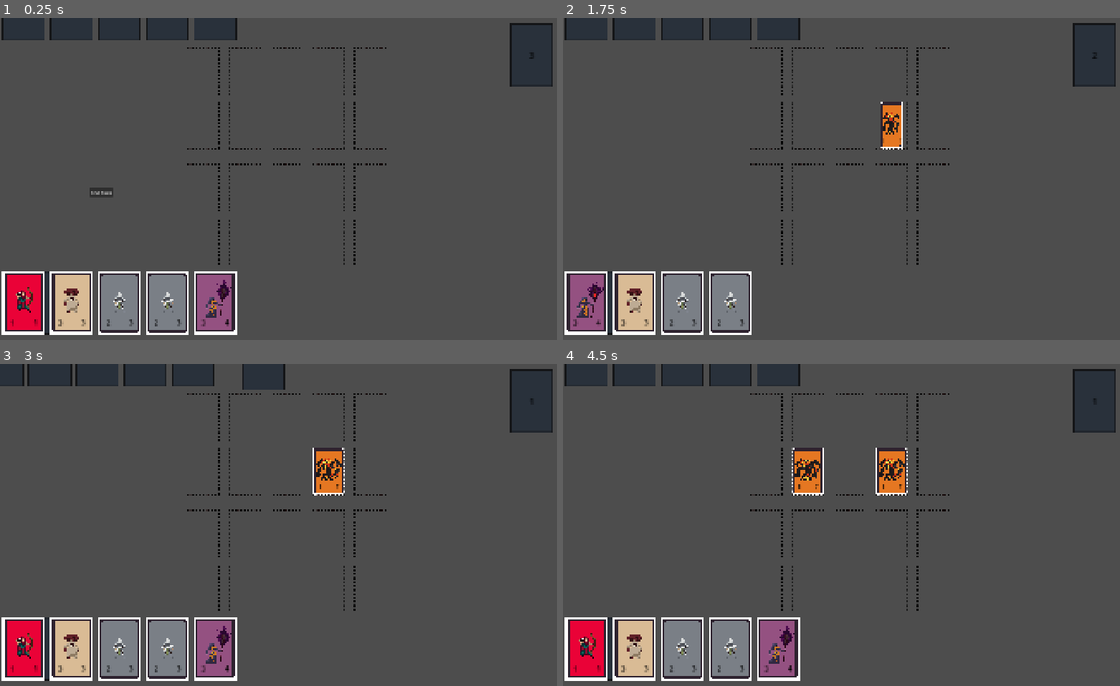
Above: before the commit, frames 1-4 (two rows, left to right).
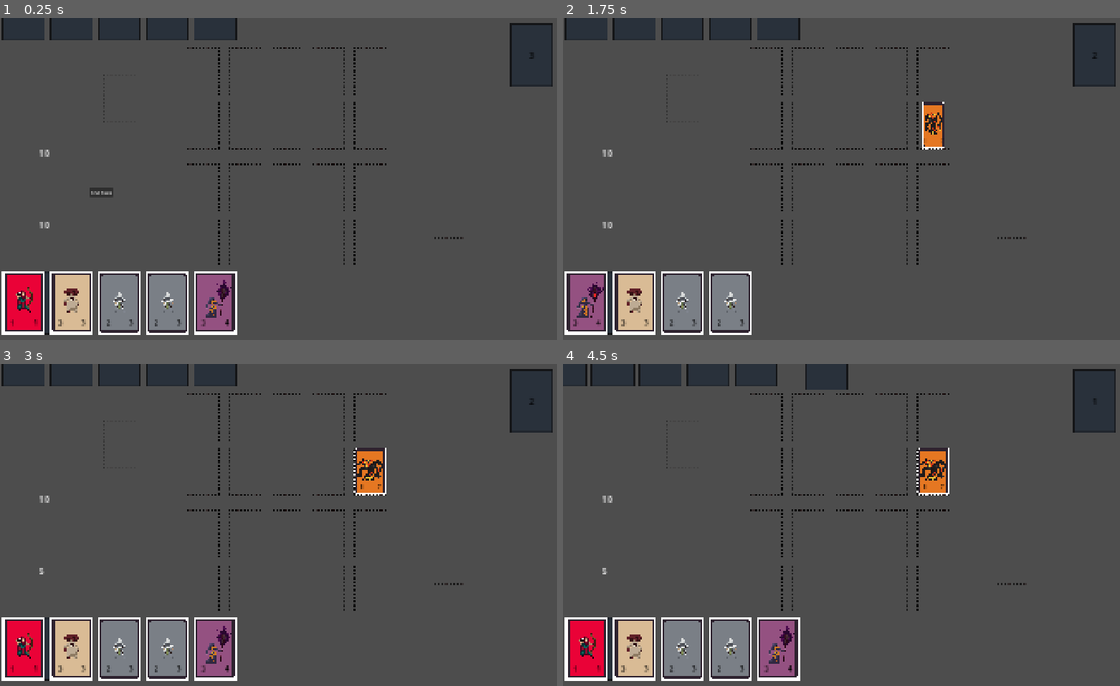
Above: after the commit, the same moments.

Repository: TNHydra01/Card-It-Up
Game: Godot game, scene res://Scenes/main.tscn
Same seed, same stepped clock (60 frames per second), same inputs: the game is played once before the commit and once after it.
Inputs (mouse positions are in pixels of both pictures, inside the frame that each line leads up to):
- Up to frame 1 (0.25 s): no input
- Up to frame 2 (1.75 s): click "End Turn" at 0.5 s; tap Enter at 1.25 s; drag from (780, 301) to (585, 301) at 1.27 s
- Up to frame 3 (3 s): drag from (167, 647) to (22, 647) at 2.02 s; click (100, 537) at 2.75 s, where only the run before the commit has a clickable "End Turn"
- Up to frame 4 (4.5 s): tap Space at 3.5 s; move the mouse to (679, 647) at 3.52 s; click (679, 647) at 3.67 s; click (663, 537) at 4.25 s, where only the run after the commit has a clickable "End Turn"

The runs differ from the first frame. In frame 1, 0.1% of the frame differs, in the area x 7-83%, y 17-69%; in frame 2, 1.3%; in frame 3, 3.5%; in frame 4, 4.3%, in the area x 0-83%, y 0-69%.

Commit message:
initial commit
added opponent attack(part 1 of the attacking logic)

Diff:
--- a/Scenes/main.tscn
+++ b/Scenes/main.tscn
@@ -11,6 +11,7 @@
 [ext_resource type="Script" uid="uid://8mds1k66jcnt" path="res://Scripts/opponent_hand.gd" id="6_d1ilt"]
 [ext_resource type="Script" uid="uid://dphay4tdcbd4b" path="res://Scripts/opponent_deck.gd" id="10_6iyac"]
 [ext_resource type="Script" uid="uid://0vgtc22amalu" path="res://Scripts/battle_manager.gd" id="11_fdnlq"]
+[ext_resource type="Texture2D" uid="uid://7eojvpawl104" path="res://Assets/CardSlot.png" id="12_6iyac"]
 
 [sub_resource type="RectangleShape2D" id="RectangleShape2D_cwbch"]
 size = Vector2(180, 266)
@@ -183,4 +184,34 @@
 
 [node name="BattleTimer" type="Timer" parent="." unique_id=225093225]
 
+[node name="OpponentHealth" type="RichTextLabel" parent="." unique_id=547842458]
+offset_left = 130.0
+offset_top = 430.0
+offset_right = 170.0
+offset_bottom = 470.0
+scale = Vector2(2, 2)
+text = "0"
+
+[node name="PlayerHealth" type="RichTextLabel" parent="." unique_id=1460872647]
+offset_left = 130.0
+offset_top = 670.0
+offset_right = 170.0
+offset_bottom = 710.0
+scale = Vector2(2, 2)
+text = "0"
+
+[node name="PlayerDiscard" type="Node2D" parent="." unique_id=530477607]
+position = Vector2(1500, 660)
+scale = Vector2(0.6, 0.6)
+
+[node name="Sprite2D" type="Sprite2D" parent="PlayerDiscard" unique_id=1184702852]
+texture = ExtResource("12_6iyac")
+
+[node name="OpponentDiscard" type="Node2D" parent="." unique_id=1440892273]
+position = Vector2(400, 270)
+scale = Vector2(0.6, 0.6)
+
+[node name="Sprite2D" type="Sprite2D" parent="OpponentDiscard" unique_id=1549256770]
+texture = ExtResource("12_6iyac")
+
 [connection signal="pressed" from="EndTurnButton" to="BattleManager" method="_on_end_turn_button_pressed"]
--- a/Scripts/battle_manager.gd
+++ b/Scripts/battle_manager.gd
@@ -4,11 +4,17 @@
 # -- Constants --
 const CARD_SMALLER_SCALE = 0.6
 const CARD_MOVE_SPEED = 0.2
+const STARTING_HEALTH = 10
+const BATTLE_POS_OFFSET = 25
 
 
 # -- Variables --
 var batte_timer
 var empty_monster_card_slots = []
+var opponent_cards_on_battlefield = []
+var player_cards_on_battlefield = []
+var player_health
+var opponent_health
 
 
 # Called when the node enters the scene tree for the first time.
@@ -23,6 +29,10 @@
 	empty_monster_card_slots.append($"../CardSlots/EnemyCardSlot4")
 	empty_monster_card_slots.append($"../CardSlots/EnemyCardSlot5")
 
+	player_health = STARTING_HEALTH
+	$"../PlayerHealth".text = str(player_health)
+	opponent_health = STARTING_HEALTH
+	$"../OpponentHealth".text = str(opponent_health)
 
 func _on_end_turn_button_pressed() -> void:
 	opponent_turn()
@@ -40,25 +50,117 @@
 	await batte_timer.timeout
 
 	# Check if any free monster card slots, and if no, end turn
-	if empty_monster_card_slots.size() == 0:
-		end_opponent_turn()
-		return
+	if empty_monster_card_slots.size() != 0:
+		await try_play_card_with_highest_attack()
 
-	# Try play card and wait 1 sec if played
-	await try_play_card_with_highest_attack()
+	# Try attack
+	# Check if at least 1 card on opponent battlefield
+	if opponent_cards_on_battlefield.size() != 0:
+		# Create a new array with all the opponents card to loop through
+		var enemy_cards_to_attack = opponent_cards_on_battlefield.duplicate()
+		# Each opponent attacks
+		for card in enemy_cards_to_attack:
+			# If at least 1 card is on the player field
+			if player_cards_on_battlefield.size() == 0:
+				await direct_attack(card, "Opponent")
+			else:
+				var card_to_attack = player_cards_on_battlefield.pick_random()
+				await attack(card, card_to_attack, "Opponent")
+
+
 
 	end_opponent_turn()
 
 
+func direct_attack(attacking_card, attacker):
+	var new_pos_y
+	if attacker == "Opponent":
+		new_pos_y = 1080
+	else:
+		new_pos_y = 0
+
+	var new_pos = Vector2(attacking_card.position.x, new_pos_y)
+
+	attacking_card.z_index = 5
+
+	# Animate card to position
+	var tween = get_tree().create_tween()
+	tween.tween_property(attacking_card, "position", new_pos, CARD_MOVE_SPEED)
+	await wait(0.15)
+
+	if attacker == "Opponent":
+		player_health = max(0, player_health - attacking_card.attack)
+		$"../PlayerHealth".text = str(player_health)
+	else:
+		opponent_health = max(0, opponent_health - attacking_card.attack)
+		$"../OpponentHealth".text = str(opponent_health)
+
+	# Animate card to position
+	var tween2 = get_tree().create_tween()
+	tween2.tween_property(attacking_card, "position", attacking_card.card_slot_card_is_in.position, CARD_MOVE_SPEED)
+
+	attacking_card.z_index = 0
+	await wait(1.0)
+
+
+
+
+
+func attack(attacking_card, defending_card, attacker):
+	attacking_card.z_index= 5
+	var new_pos = Vector2(defending_card.position.x, defending_card.position.y + BATTLE_POS_OFFSET)
+	var tween = get_tree().create_tween()
+	tween.tween_property(attacking_card, "position", new_pos, CARD_MOVE_SPEED)
+	await wait(0.15)
+	var tween2 = get_tree().create_tween()
+	tween2.tween_property(attacking_card, "position", attacking_card.card_slot_card_is_in.position, CARD_MOVE_SPEED)
+
+	# Card deal damage to each other
+	defending_card.health = max(0, defending_card.health - attacking_card.attack)
+	defending_card.get_node("Health").text = str(defending_card.health)
+	attacking_card.health = max(0, attacking_card.health - defending_card.attack)
+	attacking_card.get_node("Health").text = str(attacking_card.health)
+
+	await wait(1.0)
+	attacking_card.z_index = 0
+
+	var card_was_destroyed = false
+	# Destroy cards if health is 0
+	if attacking_card.health == 0:
+		destroy_card(attacking_card, attacker)
+		card_was_destroyed = true
+	if defending_card.health == 0:
+		if attacker == "Player":
+			destroy_card(defending_card, "Opponent")
+		else:
+			destroy_card(defending_card, "Player")
+		card_was_destroyed = true
+
+	if card_was_destroyed:
+		await wait(1.0)
+
+
+func destroy_card(card, card_owner):
+	var new_pos
+	if card_owner == "Player":
+		new_pos = $"../PlayerDiscard".position
+	else:
+		new_pos = $"../OpponentDiscard".position
+
+	var tween = get_tree().create_tween()
+	tween.tween_property(card, "position", new_pos, CARD_MOVE_SPEED)
+
+
+
 func try_play_card_with_highest_attack():
-# Get random empty slot to play the card in
+	# Check if any card in hand
 	var opponent_hand = $"../OpponentHand".opponent_hand
 	if opponent_hand.size() == 0:
 		end_opponent_turn()
 		return
 
-
-	var random_empty_monster_card_slot = empty_monster_card_slots[randi_range(0, empty_monster_card_slots.size() - 1)]
+	# Get random empty slot to play the card in
+	var random_empty_monster_card_slot = empty_monster_card_slots.pick_random()
 	empty_monster_card_slots.erase(random_empty_monster_card_slot)
 
 	# Play a card in the hand with the highest attack
@@ -76,11 +178,18 @@
 
 	# Remove the card from opponents hand
 	$"../OpponentHand".remove_card_from_hand(card_with_highest_atk)
+	card_with_highest_atk.card_slot_card_is_in = random_empty_monster_card_slot
+	opponent_cards_on_battlefield.append(card_with_highest_atk)
+
 
 	# Wait 1 second
+	await wait(1.0)
+
+
+func wait(wait_time):
+	batte_timer.wait_time = wait_time
 	batte_timer.start()
 	await batte_timer.timeout
-
 
 
 func end_opponent_turn():
--- a/Scripts/card.gd
+++ b/Scripts/card.gd
@@ -11,6 +11,7 @@
 var card_slot_card_is_in
 var card_type
 var attack
+var health
 
 
 # Called when the node enters the scene tree for the first time.
--- a/Scripts/card_manager.gd
+++ b/Scripts/card_manager.gd
@@ -54,6 +54,7 @@
 				card_being_dragged.position = card_slot_found.position
 				card_being_dragged.get_node("Area2D/CollisionShape2D").disabled = true
 				card_slot_found.card_in_slot = true
+				$"../BattleManager".player_cards_on_battlefield.append(card_being_dragged)
 				card_being_dragged = null
 				return
 	player_hand_reference.add_card_to_hand(card_being_dragged, DEFAULT_CARD_MOVE_SPEED)
--- a/Scripts/deck.gd
+++ b/Scripts/deck.gd
@@ -42,8 +42,10 @@
 	var new_card = card_scene.instantiate()
 	var card_image_path = str("res://Assets/CharacterCards/" + card_drawn_name + "Card.png")
 	new_card.get_node("CardImage").texture = load(card_image_path)
-	new_card.get_node("Attack").text = str(card_database_reference.CARDS[card_drawn_name][0])
-	new_card.get_node("Health").text = str(card_database_reference.CARDS[card_drawn_name][1])
+	new_card.attack = card_database_reference.CARDS[card_drawn_name][0]
+	new_card.get_node("Attack").text = str(new_card.attack)
+	new_card.health = card_database_reference.CARDS[card_drawn_name][1]
+	new_card.get_node("Health").text = str(new_card.health)
 	new_card.card_type = card_database_reference.CARDS[card_drawn_name][2]
 	$"../CardManager".add_child(new_card)
 	new_card.name = "Card"
--- a/Scripts/opponent_card.gd
+++ b/Scripts/opponent_card.gd
@@ -4,4 +4,6 @@
 # -- Variables --
 var card_type
 var starting_position
+var card_slot_card_is_in
 var attack
+var health
--- a/Scripts/opponent_deck.gd
+++ b/Scripts/opponent_deck.gd
@@ -36,7 +36,8 @@
 	new_card.get_node("CardImage").texture = load(card_image_path)
 	new_card.attack = card_database_reference.CARDS[card_drawn_name][0]
 	new_card.get_node("Attack").text = str(new_card.attack)
-	new_card.get_node("Health").text = str(card_database_reference.CARDS[card_drawn_name][1])
+	new_card.health = card_database_reference.CARDS[card_drawn_name][1]
+	new_card.get_node("Health").text = str(new_card.health)
 	new_card.card_type = card_database_reference.CARDS[card_drawn_name][2]
 	$"../CardManager".add_child(new_card)
 	new_card.name = "Card"
--- a/project.godot
+++ b/project.godot
@@ -19,7 +19,6 @@
 
 window/size/viewport_width=1920
 window/size/viewport_height=1080
-window/size/mode=3
 window/stretch/mode="canvas_items"
 window/stretch/aspect="expand"
 window/vsync/vsync_mode=0
